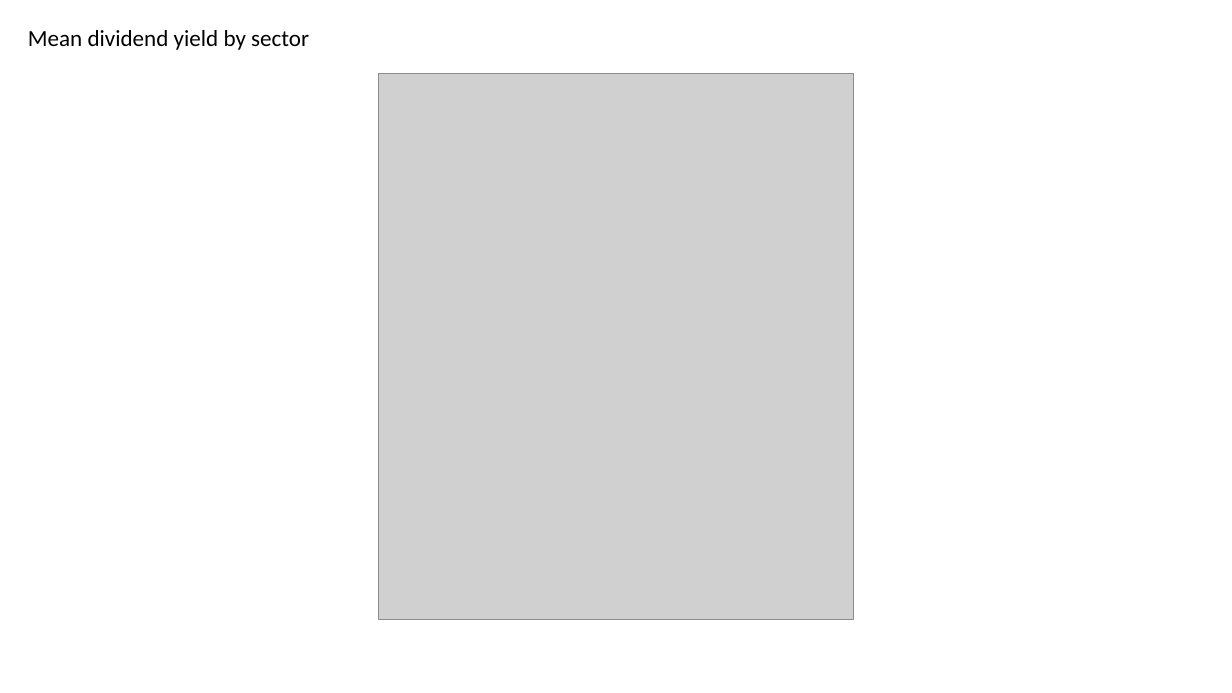
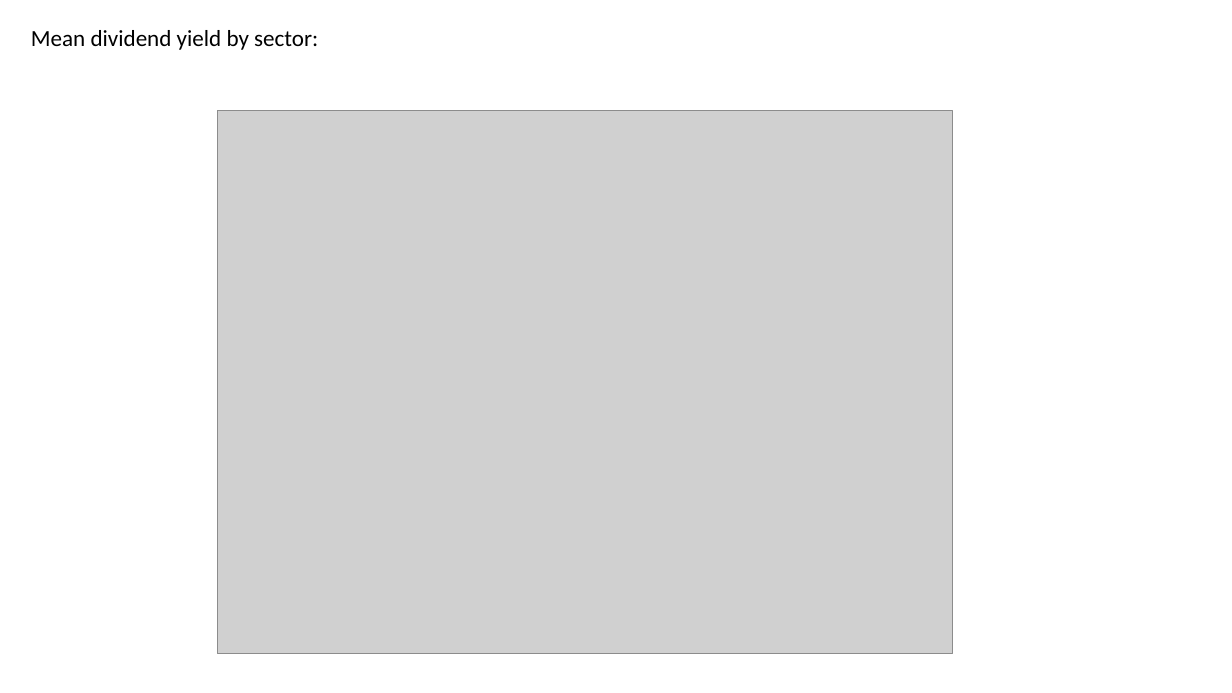
Before and after one commit to Patli1998/Bootcamp-Project1, a slide deck: slide 8 of Presentation.pptx. Drawn at 1232x693 pixels with LibreOffice and Linux fonts; fonts in the diff are those of the drawing; grey boxes stand for pictures. Boxes give left, top, right and bottom in pixels: in the first picture for what was removed or moved away, otherwise in the second. Text is boxed around its words. In the diff, an @@ line names an element or a change of style, - is before the commit and + after.

```diff
--- a/Presentation.pptx
+++ b/Presentation.pptx
@@ text at <box>31,30,318,50</box>: text changed @@
-Mean dividend yield by sector
+Mean dividend yield by sector:
@@ picture: place and size @@
-picture at <box>378,74,853,620</box>
+picture at <box>217,111,953,653</box>
```
Also in this commit, not shown: 6 other slides changed, 1 slide added, 1 slide removed.
